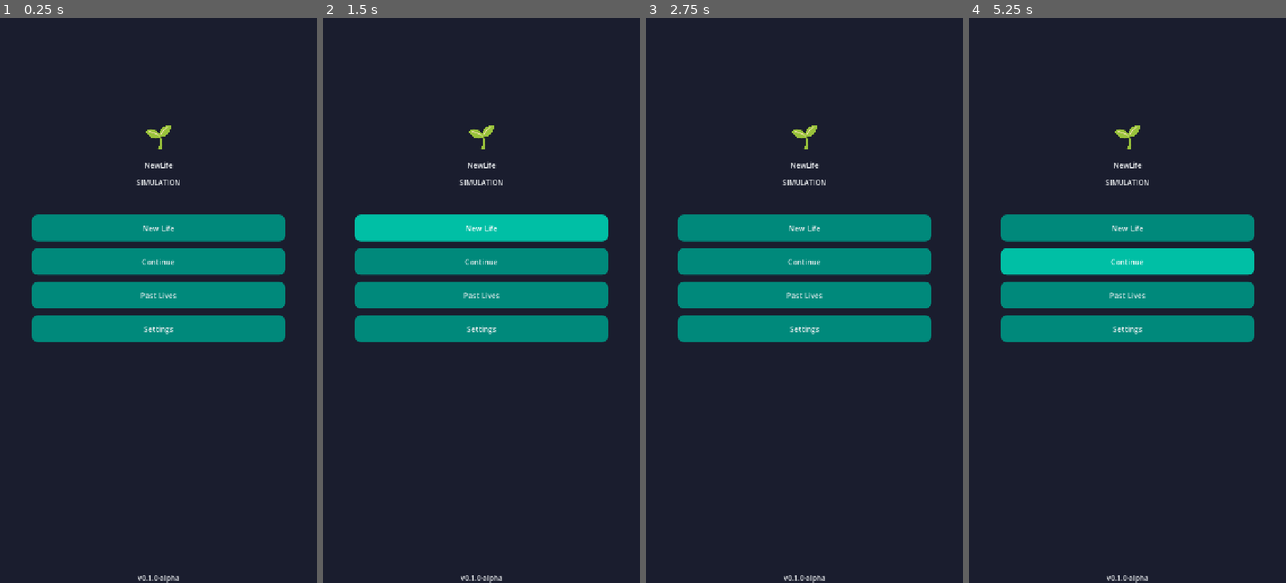
Above: before the commit, frames 1-4 (left to right).
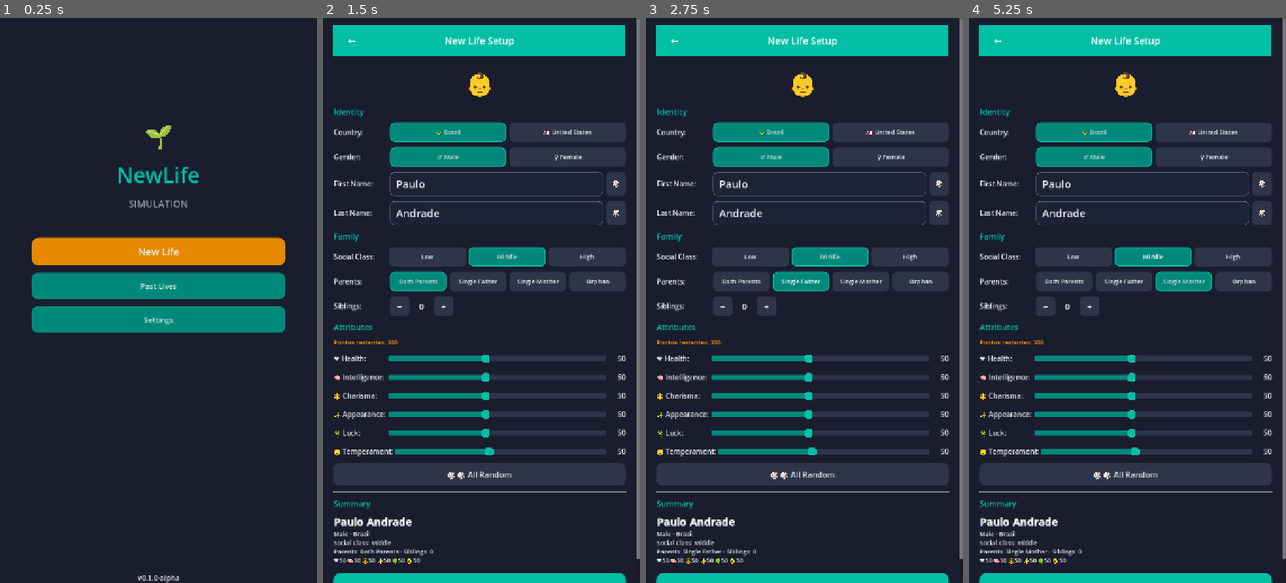
Above: after the commit, the same moments.

Repository: raphahgomes/NewLife_Simulation
Game: Godot game, scene res://scenes/screens/MainMenu.tscn
The game is run twice, just before and just after one commit, with the same random seed, the same clock (stepped at 60 frames per second) and the same inputs. Sound files missing from this copy of the repository are replaced by a short silence.
Inputs (mouse positions are in pixels of both pictures, inside the frame that each line leads up to):
- Up to frame 1 (0.25 s): no input
- Up to frame 2 (1.5 s): click "New Life" at 0.5 s; click (481, 227) at 1.25 s, where only the run before the commit has a clickable "New Life"
- Up to frame 3 (2.75 s): click (801, 283) at 2 s, where only the run after the commit has a clickable "Single Father"
- Up to frame 4 (5.25 s): click (1124, 283) at 2.75 s, where only the run after the commit has a clickable "Single Father"; click (1184, 283) at 3.5 s, where only the run after the commit has a clickable "Single Mother"; click (1184, 283) at 4.25 s, where only the run after the commit has a clickable "Single Mother"; click (1127, 260) at 5 s, where only the run before the commit has a clickable "Continue"

The runs differ from the first frame. In frame 1, 14% of the frame differs, in the area x 10-90%, y 25-58%; in frame 2, 40%; in frame 3, 40%; in frame 4, 40%, in the area x 3-100%, y 0-100%.
Error before the commit: Parse Error: Could not parse global class "Character" from "res://scripts/data_models/Character.gd". (res://scripts/autoloads/SaveManager.gd:23)

Commit message:
Update roadmap and restore Character save/load
MASTER_PLAN.md: Clarify Sprint 5 hidden-effect keys are active, update Sprint 8 status (AAB exported, internal tests), adjust many task statuses to partial/complete, add notes about SPRINT 8, and expand the scripts/ui/items roadmap with new systems (Hobby, Property, Health, License, Fame, etc.) and pending assets.

scripts/data_models/Character.gd: Fix save/load structure by adding world_seed and statistics to the save dict and introducing a static from_save_dict constructor that restores character fields (attributes, stats, inventory, talents, relationships, logs, etc.). Clean up duplicated field assignments and rework serialization/deserialization to reliably reconstruct Character instances from saved data.

Diff:
--- a/scripts/data_models/Character.gd
+++ b/scripts/data_models/Character.gd
@@ -241,13 +241,40 @@
 		"relationships": rel_dicts,
 		"event_log": event_log,
 		"seen_events": seen_events,
-		"stress = d.get("stress", 0)
+		"world_seed": world_seed,
+		"statistics": statistics
+	}
+
+static func from_save_dict(d: Dictionary) -> Character:
+	var c := Character.new()
+	c.first_name = d.get("first_name", "")
+	c.last_name = d.get("last_name", "")
+	c.gender = d.get("gender", "male")
+	c.country = d.get("country", "BR")
+	c.birth_year = d.get("birth_year", 2000)
+	c.age = d.get("age", 0)
+	c.alive = d.get("alive", true)
+	c.cause_of_death = d.get("cause_of_death", "")
+	c.life_phase = d.get("life_phase", LifePhase.BABY)
+
+	c.health = d.get("health", 80)
+	c.intelligence = d.get("intelligence", 50)
+	c.charisma = d.get("charisma", 50)
+	c.appearance = d.get("appearance", 50)
+	c.temperament = d.get("temperament", 50)
+	c.luck = d.get("luck", 50)
+	c.happiness = d.get("happiness", 70)
+	c.morality = d.get("morality", 50)
+	c.mental_stability = d.get("mental_stability", 70)
+	c.stress = d.get("stress", 0)
 	c.sanity = d.get("sanity", 100)
 	c.criminal_record = d.get("criminal_record", false)
 	c.fame = d.get("fame", 0)
+
 	c.attachment_profile = d.get("attachment_profile", 50)
 	c.cognitive_development = d.get("cognitive_development", 50)
 	c.trauma = d.get("trauma", 0)
+
 	c.money = d.get("money", 0.0)
 	c.salary = d.get("salary", 0.0)
 	c.debt = d.get("debt", 0.0)
@@ -279,41 +306,20 @@
 	c.siblings_count = d.get("siblings_count", 0)
 	c.dead_siblings = d.get("dead_siblings", 0)
 	c.pets = Array(d.get("pets", []), TYPE_DICTIONARY, "", null)
+
 	c.talents = d.get("talents", {})
-
-	c.health = d.get("health", 80)
-	c.intelligence = d.get("intelligence", 50)
-	c.charisma = d.get("charisma", 50)
-	c.appearance = d.get("appearance", 50)
-	c.temperament = d.get("temperament", 50)
-	c.luck = d.get("luck", 50)
-	c.happiness = d.get("happiness", 70)
-	c.morality = d.get("morality", 50)
-	c.mental_stability = d.get("mental_stability", 70)
-	c.attachment_profile = d.get("attachment_profile", 50)
-	c.cognitive_development = d.get("cognitive_development", 50)
-	c.trauma = d.get("trauma", 0)
-	c.money = d.get("money", 0.0)
-	c.salary = d.get("salary", 0.0)
-	c.debt = d.get("debt", 0.0)
-	c.credit_score = d.get("credit_score", 500)
-	c.assets_value = d.get("assets_value", 0.0)
-
-	var inv_array: Array = d.get("inventory", [])
-	c.inventory = []
-	for i in inv_array:
-		c.inventory.append(i as Dictionary)
-
-	c.social_class = d.get("social_class", SocialClass.MIDDLE)
 	c.traits = Array(d.get("traits", []), TYPE_STRING, "", null)
+
 	c.current_career = d.get("current_career", "")
 	c.career_years = d.get("career_years", 0)
 	c.career_level = d.get("career_level", 0)
 	c.education = d.get("education", Education.NONE)
 	c.school_performance = d.get("school_performance", 50)
+
 	c.event_log = Array(d.get("event_log", []), TYPE_DICTIONARY, "", null)
 	c.seen_events = Array(d.get("seen_events", []), TYPE_STRING, "", null)
 	c.world_seed = d.get("world_seed", 0)
+
 	var saved_stats: Dictionary = d.get("statistics", {})
 	for key in c.statistics:
 		if saved_stats.has(key):
Not shown, changed: MASTER_PLAN.md
